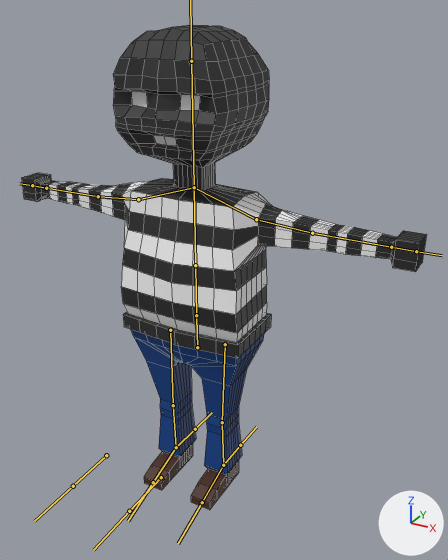
Renders of the FBX model Assets/Modelller/Robber.fbx from each side of a commit.
The view is the same before and after, from a 50 mm camera at (0.88, -1.479, 1.448) aimed at (0.103, -0.067, 0.742). Arrows for +X, +Y and +Z are at lower right; the lights stay in place. The bones that bend it are drawn over the model as lines. Mesh edges are drawn as thin lines.
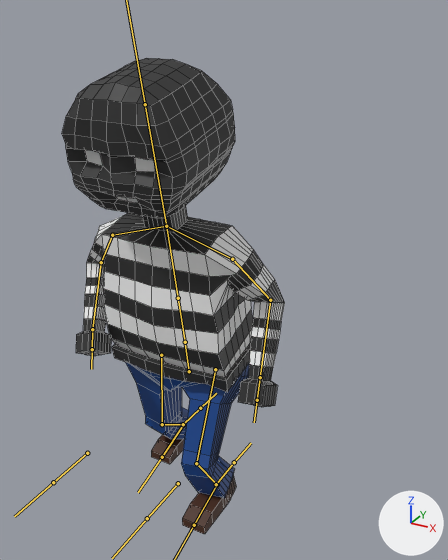
The newer file adds an action. The first version stands in its rest pose; the second is drawn at frame 19 of the action 'Armature|walking'.

What differs and where, as boxes [x1, y1, x2, y2] in the pictures (448 x 560 px):
'Cube', posed (45% narrower)
    before: [22, 25, 426, 510]
    after: [62, 58, 285, 534]
bone 'Root', root to tip
    before: (197, 347) to (196, 317)
    after: (189, 371) to (185, 343)
bone 'Spine1', root to tip
    before: (196, 315) to (195, 265)
    after: (185, 342) to (178, 298)
bone 'Head', root to tip
    before: (194, 187) to (191, 61)
    after: (166, 226) to (145, 104)
bone 'UpperArm.L', root to tip
    before: (256, 219) to (312, 233)
    after: (232, 259) to (270, 300)
bone 'LowerArm.L', root to tip
    before: (312, 233) to (391, 247)
    after: (270, 300) to (260, 377)
bone 'UpperArm.R', root to tip
    before: (138, 199) to (98, 196)
    after: (112, 235) to (101, 262)
bone 'LowerArm.R', root to tip
    before: (98, 196) to (46, 188)
    after: (101, 262) to (92, 329)
bone 'Hand.R', root to tip
    before: (46, 188) to (32, 185)
    after: (92, 329) to (92, 349)
bone 'UppperLeg.L', root to tip
    before: (225, 344) to (222, 422)
    after: (215, 369) to (196, 463)
bone 'LowerLeg.L', root to tip
    before: (222, 422) to (223, 465)
    after: (196, 463) to (217, 484)
bone 'Foot.L', root to tip
    before: (223, 465) to (202, 502)
    after: (217, 484) to (194, 525)
bone 'UppperLeg.R', root to tip
    before: (170, 330) to (173, 405)
    after: (161, 355) to (162, 424)
bone 'LowerLeg.R', root to tip
    before: (173, 405) to (176, 447)
    after: (162, 424) to (183, 424)
bone 'Foot.R', root to tip
    before: (176, 447) to (153, 482)
    after: (183, 424) to (162, 457)

Diff of the bpy script that builds the scene:
```diff
--- a/Assets/Modelller/Robber.fbx.py
+++ b/Assets/Modelller/Robber.fbx.py
@@ bone_root @@
 bone_root = bpy.data.objects['Armature'].pose.bones['Root']
-bone_root.location = (0.0, 0.0, 0.0)
-bone_root.rotation_quaternion = (1.0, 0.0, 0.0, 0.0)  # degrees (0, 0, 0)
+bone_root.location = (-0.007, -0.067, 0.039)
+bone_root.rotation_quaternion = (0.998, 0.069, 0.002, 0.011)  # degrees (8, 0, 1)
@@ bone_spine1 @@
 bone_spine1 = bpy.data.objects['Armature'].pose.bones['Spine1']  # child of 'Root'
-bone_spine1.rotation_quaternion = (1.0, 0.0, 0.0, 0.0)  # degrees (0, 0, 0)
+bone_spine1.rotation_quaternion = (1.0, 0.026, -0.001, -0.011)  # degrees (3, 0, -1)
@@ bone_head @@
 bone_head = bpy.data.objects['Armature'].pose.bones['Head']  # child of 'Spine2'
-bone_head.rotation_quaternion = (1.0, 0.0, 0.0, 0.0)  # degrees (0, 0, 0)
+bone_head.rotation_quaternion = (1.0, 0.015, -0.005, -0.004)  # degrees (2, -1, 0)
@@ bone_upperarm_l @@
 bone_upperarm_l = bpy.data.objects['Armature'].pose.bones['UpperArm.L']  # child of 'Shoulder.L'
-bone_upperarm_l.rotation_quaternion = (1.0, 0.0, 0.0, 0.0)  # degrees (0, 0, 0)
+bone_upperarm_l.rotation_quaternion = (0.894, -0.051, 0.1, -0.433)  # degrees (-10, 8, -52)
@@ bone_lowerarm_l @@
 bone_lowerarm_l = bpy.data.objects['Armature'].pose.bones['LowerArm.L']  # child of 'UpperArm.L'
-bone_lowerarm_l.rotation_quaternion = (1.0, 0.0, 0.0, 0.0)  # degrees (0, 0, 0)
+bone_lowerarm_l.rotation_quaternion = (0.881, 0.403, -0.104, -0.226)  # degrees (49, 0, -29)
@@ bone_upperarm_r @@
 bone_upperarm_r = bpy.data.objects['Armature'].pose.bones['UpperArm.R']  # child of 'Shoulder.R'
-bone_upperarm_r.rotation_quaternion = (1.0, 0.0, 0.0, 0.0)  # degrees (0, 0, 0)
+bone_upperarm_r.rotation_quaternion = (0.908, -0.055, -0.04, 0.414)  # degrees (-8, -1, 49)
@@ bone_lowerarm_r @@
 bone_lowerarm_r = bpy.data.objects['Armature'].pose.bones['LowerArm.R']  # child of 'UpperArm.R'
-bone_lowerarm_r.rotation_quaternion = (1.0, 0.0, 0.0, 0.0)  # degrees (0, 0, 0)
+bone_lowerarm_r.rotation_quaternion = (0.813, 0.394, 0.097, 0.418)  # degrees (47, -10, 50)
@@ bone_hand_r @@
 bone_hand_r = bpy.data.objects['Armature'].pose.bones['Hand.R']  # child of 'LowerArm.R'
-bone_hand_r.rotation_quaternion = (1.0, 0.0, 0.0, 0.0)  # degrees (0, 0, 0)
+bone_hand_r.rotation_quaternion = (0.996, 0.03, 0.039, 0.078)  # degrees (4, 4, 9)
@@ bone_uppperleg_l @@
 bone_uppperleg_l = bpy.data.objects['Armature'].pose.bones['UppperLeg.L']  # child of 'Root'
-bone_uppperleg_l.rotation_quaternion = (1.0, 0.0, 0.0, 0.0)  # degrees (0, 0, 0)
+bone_uppperleg_l.rotation_quaternion = (0.939, 0.339, -0.062, 0.016)  # degrees (40, -7, -1)
@@ bone_lowerleg_l @@
 bone_lowerleg_l = bpy.data.objects['Armature'].pose.bones['LowerLeg.L']  # child of 'UppperLeg.L'
-bone_lowerleg_l.rotation_quaternion = (1.0, 0.0, 0.0, 0.0)  # degrees (0, 0, 0)
+bone_lowerleg_l.rotation_quaternion = (0.863, -0.499, 0.0, 0.077)  # degrees (-60, 4, 8)
@@ bone_foot_l @@
 bone_foot_l = bpy.data.objects['Armature'].pose.bones['Foot.L']  # child of 'LowerLeg.L'
-bone_foot_l.rotation_quaternion = (1.0, 0.0, 0.0, 0.0)  # degrees (0, 0, 0)
+bone_foot_l.rotation_quaternion = (0.963, 0.248, -0.036, -0.101)  # degrees (29, -1, -12)
@@ bone_uppperleg_r @@
 bone_uppperleg_r = bpy.data.objects['Armature'].pose.bones['UppperLeg.R']  # child of 'Root'
-bone_uppperleg_r.rotation_quaternion = (1.0, 0.0, 0.0, 0.0)  # degrees (0, 0, 0)
+bone_uppperleg_r.rotation_quaternion = (0.996, 0.036, 0.062, -0.048)  # degrees (4, 7, -5)
@@ bone_lowerleg_r @@
 bone_lowerleg_r = bpy.data.objects['Armature'].pose.bones['LowerLeg.R']  # child of 'UppperLeg.R'
-bone_lowerleg_r.rotation_quaternion = (1.0, 0.0, 0.0, 0.0)  # degrees (0, 0, 0)
+bone_lowerleg_r.rotation_quaternion = (0.914, -0.4, 0.0, -0.062)  # degrees (-47, -3, -7)
@@ bone_foot_r @@
 bone_foot_r = bpy.data.objects['Armature'].pose.bones['Foot.R']  # child of 'LowerLeg.R'
-bone_foot_r.rotation_quaternion = (1.0, 0.0, 0.0, 0.0)  # degrees (0, 0, 0)
+bone_foot_r.rotation_quaternion = (0.896, 0.433, 0.052, 0.084)  # degrees (52, 1, 11)
```
